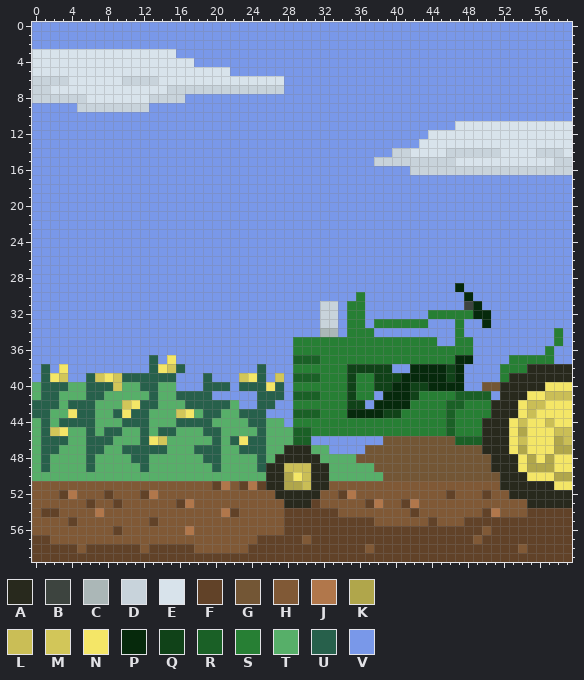
Two states of a pixel-art sprite, demo/sarah/resources/images/dadTractor.png. That is the earlier state.
The file is 60x60 pixels. Colours within 5 levels of each other are drawn and written as one.
Palette (. is transparent): A #28291d  B #3d443f  C #abb7b7  D #c8d3db  E #d8e3eb  F #614228  G #735635  H #805936  J #b1774b  K #b0a64b  L #cabe56  M #d2c659  N #f4e667  P #06290c  Q #104218  R #1a6026  S #277f34  T #57af69  U #27604b  V #7998e9
New version:
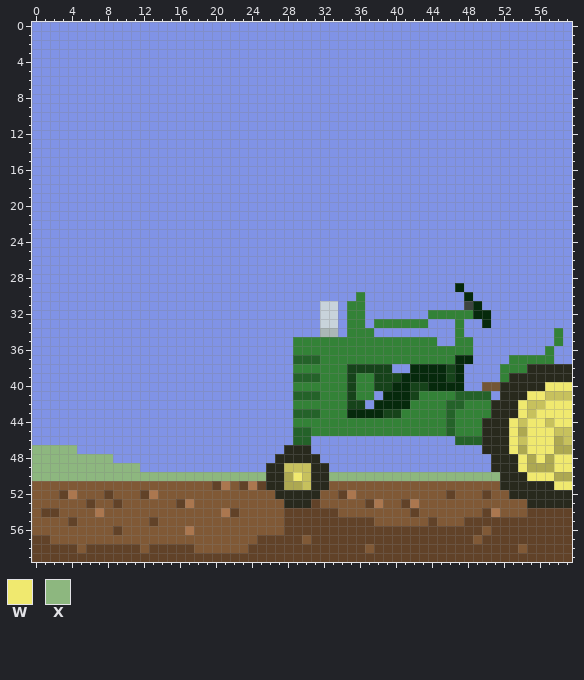
Colours new in this view: W #f0e96f  X #8db77f
Diff:
@@ palette @@
-J #b1774b
+J #ab774f
-K #b0a64b
+K #ada851
-L #cabe56
+L #c7c15d
-Q #104218
+Q #16431a
-R #1a6026
+R #246229
-S #277f34
+S #338237
-V #7998e9
+V #8093e6
@@ x 0..59 @@
  2 VVVVVVVVVVVVVVVVVVVVVVVVVVVVVVVVVVVVVVVVVVVVVVVVVVVVVVVVVVVV
- 3 EEEEEEEEEEEEEEEEVVVVVVVVVVVVVVVVVVVVVVVVVVVVVVVVVVVVVVVVVVVV
- 4 EEEEEEEEEEEEEEEEEEVVVVVVVVVVVVVVVVVVVVVVVVVVVVVVVVVVVVVVVVVV
- 5 EEEEEEEEEEEEEEEEEEEEEEVVVVVVVVVVVVVVVVVVVVVVVVVVVVVVVVVVVVVV
- 6 DDDDEEEEEEDDDDEEEEEEEEEEEEEEVVVVVVVVVVVVVVVVVVVVVVVVVVVVVVVV
- 7 DDEEEEEEEEEEEEEDDDDDDDDDDDDDVVVVVVVVVVVVVVVVVVVVVVVVVVVVVVVV
- 8 DDDDDDEEEEEEEDDDDVVVVVVVVVVVVVVVVVVVVVVVVVVVVVVVVVVVVVVVVVVV
- 9 VVVVVDDDDDDDDVVVVVVVVVVVVVVVVVVVVVVVVVVVVVVVVVVVVVVVVVVVVVVV
+ 3 VVVVVVVVVVVVVVVVVVVVVVVVVVVVVVVVVVVVVVVVVVVVVVVVVVVVVVVVVVVV
+ 4 VVVVVVVVVVVVVVVVVVVVVVVVVVVVVVVVVVVVVVVVVVVVVVVVVVVVVVVVVVVV
+ 5 VVVVVVVVVVVVVVVVVVVVVVVVVVVVVVVVVVVVVVVVVVVVVVVVVVVVVVVVVVVV
+ 6 VVVVVVVVVVVVVVVVVVVVVVVVVVVVVVVVVVVVVVVVVVVVVVVVVVVVVVVVVVVV
+ 7 VVVVVVVVVVVVVVVVVVVVVVVVVVVVVVVVVVVVVVVVVVVVVVVVVVVVVVVVVVVV
+ 8 VVVVVVVVVVVVVVVVVVVVVVVVVVVVVVVVVVVVVVVVVVVVVVVVVVVVVVVVVVVV
+ 9 VVVVVVVVVVVVVVVVVVVVVVVVVVVVVVVVVVVVVVVVVVVVVVVVVVVVVVVVVVVV
 10 VVVVVVVVVVVVVVVVVVVVVVVVVVVVVVVVVVVVVVVVVVVVVVVVVVVVVVVVVVVV
-11 VVVVVVVVVVVVVVVVVVVVVVVVVVVVVVVVVVVVVVVVVVVVVVVEEEEEEEEEEEEE
-12 VVVVVVVVVVVVVVVVVVVVVVVVVVVVVVVVVVVVVVVVVVVVEEEEEEEEEEEEEEEE
-13 VVVVVVVVVVVVVVVVVVVVVVVVVVVVVVVVVVVVVVVVVVVEEEEEEEEEEEEEEEEE
-14 VVVVVVVVVVVVVVVVVVVVVVVVVVVVVVVVVVVVVVVVDDEEEEDDDDDDEEEEDDDE
-15 VVVVVVVVVVVVVVVVVVVVVVVVVVVVVVVVVVVVVVDDDDDDDDDEEEEEEEEEEEDD
-16 VVVVVVVVVVVVVVVVVVVVVVVVVVVVVVVVVVVVVVVVVVDDDDDDDDDDDDDDDDDD
+11 VVVVVVVVVVVVVVVVVVVVVVVVVVVVVVVVVVVVVVVVVVVVVVVVVVVVVVVVVVVV
+12 VVVVVVVVVVVVVVVVVVVVVVVVVVVVVVVVVVVVVVVVVVVVVVVVVVVVVVVVVVVV
+13 VVVVVVVVVVVVVVVVVVVVVVVVVVVVVVVVVVVVVVVVVVVVVVVVVVVVVVVVVVVV
+14 VVVVVVVVVVVVVVVVVVVVVVVVVVVVVVVVVVVVVVVVVVVVVVVVVVVVVVVVVVVV
+15 VVVVVVVVVVVVVVVVVVVVVVVVVVVVVVVVVVVVVVVVVVVVVVVVVVVVVVVVVVVV
+16 VVVVVVVVVVVVVVVVVVVVVVVVVVVVVVVVVVVVVVVVVVVVVVVVVVVVVVVVVVVV
 17 VVVVVVVVVVVVVVVVVVVVVVVVVVVVVVVVVVVVVVVVVVVVVVVVVVVVVVVVVVVV
@@ x 0..59 @@
 36 VVVVVVVVVVVVVVVVVVVVVVVVVVVVVSSSSSSSSSSSSSSSSSSSSVVVVVVVVSVV
-37 VVVVVVVVVVVVVUVNVVVVVVVVVVVVVRRRSSSSSSSSSSSSSSSPPVVVVSSSSSVV
-38 VUVNVVVVVVVVVUNMUVVVVVVVVUVVVSSSSSSQQQQQVVPPPPQPVVVVSSSAAAAA
-39 VUNMVVUMNMUUUUUUVVVUVVVMNUVMVRRRSSSQSSQQQPPPPPQPVVVVSAAAAAAA
-40 TUUUTTUUUMTTUUTTVVVUUUVUUUNUVSSSSSSQSSQQPPQQPPPPVVGGAAAAANNN
-41 TUUTTTUUTTTTTUTTUUUUVVVVVUUUVRRRSSSQSSVPPPQSSSSRRRRVAAANNLLL
-42 UUUTUUUTTTMNUUTTTUUUUUTVVUUVVSSSSSSQQVPPPPSSSSRRSSSAAANLLNNN
-43 UUTTNUUTTUNUUTTTMNTUUTTUUUVVVRRRSSSPPPPQQSSSSSRSSSSAAANLNNNN
-44 TUTUUUUTTTUUUTTTUUUUTTTTUUTTVSSSSSSSSSSSSSSSSSRSSSAAANLNNLNN
-45 TUMNTTUTUUTTUTUUTTTUUTTTTUTTTRRSSSSSSSSSSSSSSSRSSSAAANKNNNLL
-46 TUUUTTUUUTTTUNMTTTTTUTUNUUTTTRRVVVVVVVVGGGGGGGGRRRAAANLNNNKL
-47 TUUTTTUUTTUUUUUTTTUUUTTUUUTTAAATTVVVVGGGGGGGGGGGGGAAANKNNNKK
-48 TUTTTTUTTTTUUTTTTTTUUTTTTUTAAAAATTTTGGGGGGGGGGGGGGGAAANKNKNN
-49 TUTTTTUTTTTTUTTTTTTTUTTTTUAALLLAATTTTTGGGGGGGGGGGGGAAANKKKNN
-50 TTTTTTTTTTTTTTTTTTTTTTTTTTAAKNLAATTTTTTGGGGGGGGGGGGGAAANNNKK
-51 HHHHHHHHHHHHHHHHHHHHFJHFJFAAKKLAAHHHHHHHHHHHHHHHHHHHAAAAAANN
+37 VVVVVVVVVVVVVVVVVVVVVVVVVVVVVRRRSSSSSSSSSSSSSSSPPVVVVSSSSSVV
+38 VVVVVVVVVVVVVVVVVVVVVVVVVVVVVSSSSSSQQQQQVVPPPPQPVVVVSSSAAAAA
+39 VVVVVVVVVVVVVVVVVVVVVVVVVVVVVRRRSSSQSSQQQPPPPPQPVVVVSAAAAAAA
+40 VVVVVVVVVVVVVVVVVVVVVVVVVVVVVSSSSSSQSSQQPPQQPPPPVVGGAAAAAWWW
+41 VVVVVVVVVVVVVVVVVVVVVVVVVVVVVRRRSSSQSSVPPPQSSSSRRRRVAAAWWLLL
+42 VVVVVVVVVVVVVVVVVVVVVVVVVVVVVSSSSSSQQVPPPPSSSSRRSSSAAAWLLWWW
+43 VVVVVVVVVVVVVVVVVVVVVVVVVVVVVRRRSSSPPPPQQSSSSSRSSSSAAAWLWWWW
+44 VVVVVVVVVVVVVVVVVVVVVVVVVVVVVSSSSSSSSSSSSSSSSSRSSSAAAWLWWLWW
+45 VVVVVVVVVVVVVVVVVVVVVVVVVVVVVRRSSSSSSSSSSSSSSSRSSSAAAWKWWWLL
+46 VVVVVVVVVVVVVVVVVVVVVVVVVVVVVRRVVVVVVVVVVVVVVVVRRRAAAWLWWWKL
+47 XXXXXVVVVVVVVVVVVVVVVVVVVVVVAAAVVVVVVVVVVVVVVVVVVVAAAWKWWWKK
+48 XXXXXXXXXVVVVVVVVVVVVVVVVVVAAAAAVVVVVVVVVVVVVVVVVVVAAAWKWKWW
+49 XXXXXXXXXXXXVVVVVVVVVVVVVVAALLLAAVVVVVVVVVVVVVVVVVVAAAWKKKWW
+50 XXXXXXXXXXXXXXXXXXXXXXXXXXAAKWLAAXXXXXXXXXXXXXXXXXXXAAAWWWKK
+51 HHHHHHHHHHHHHHHHHHHHFJHFJFAAKKLAAHHHHHHHHHHHHHHHHHHHAAAAAAWW
 52 HHHFJHHHFHHHFJHHHHHHHHHHHHHAAAAAHHFJHHHHHHHHHHFHHHFHHAAAAAAA
